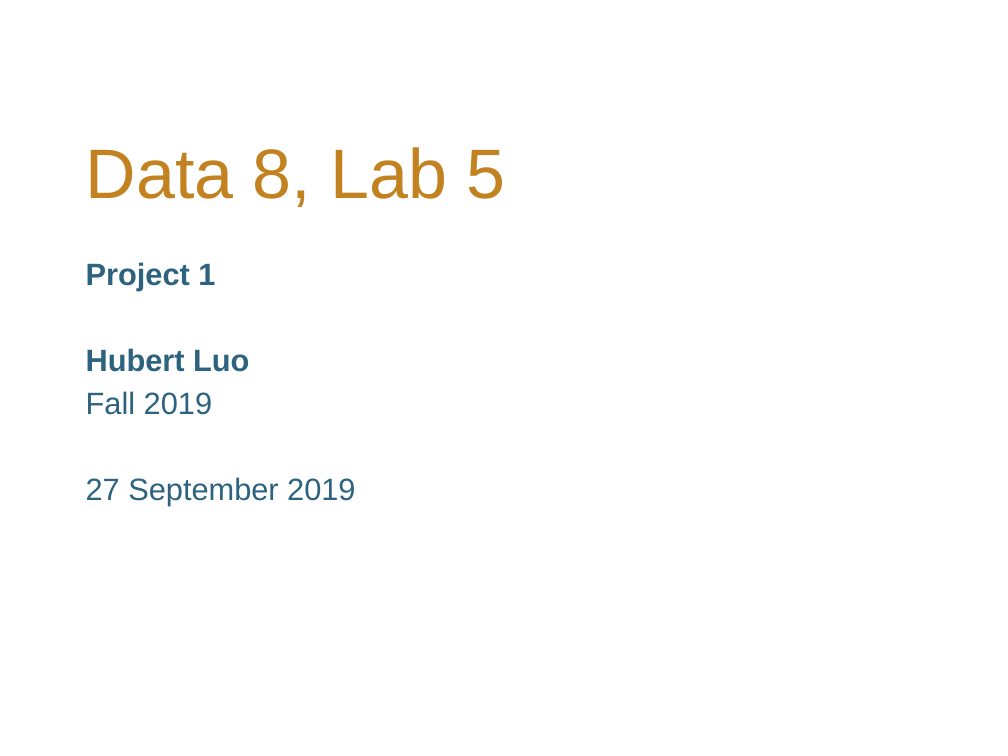
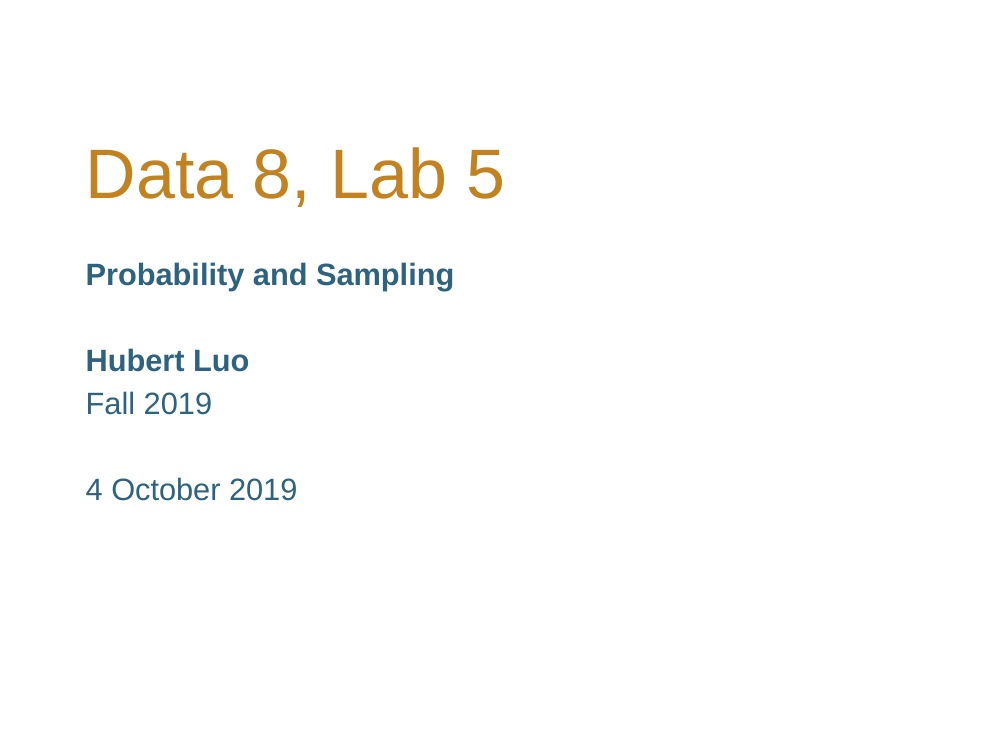
Before and after one commit to hLuo27/teaching, a slide deck: slide 1 of data8/slides/lab5.pptx. Drawn at 1008x756 pixels with LibreOffice and Linux fonts; fonts in the diff are those of the drawing; background and template pictures are left out. Boxes give left, top, right and bottom in pixels: in the first picture for what was removed or moved away, otherwise in the second. Text is boxed around its words. In the diff, an @@ line names an element or a change of style, - is before the commit and + after.

```diff
--- a/data8/slides/lab5.pptx
+++ b/data8/slides/lab5.pptx
@@ subtitle at <box>86,262,454,290</box>: text changed @@
-Project 1
+Probability and Sampling
@@ subtitle at <box>86,477,297,501</box>: text changed @@
-27 September 2019
+4 October 2019
```
Also in this commit, not shown: 7 slides added, 4 other files.
